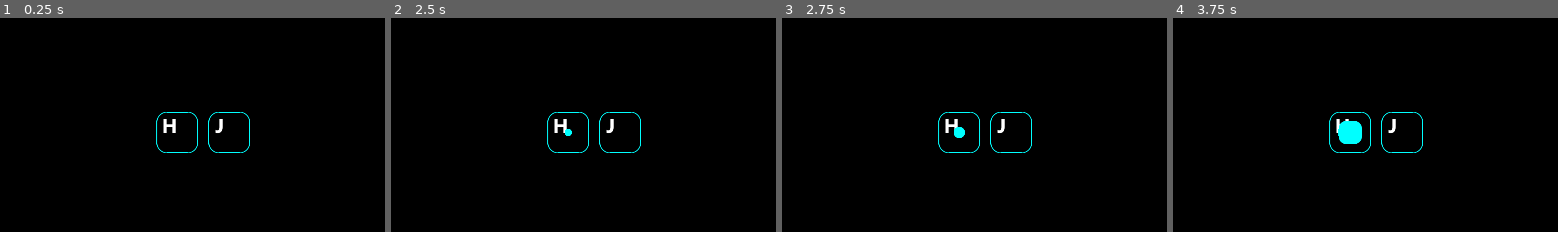
Above: before the commit, frames 1-4 (left to right).
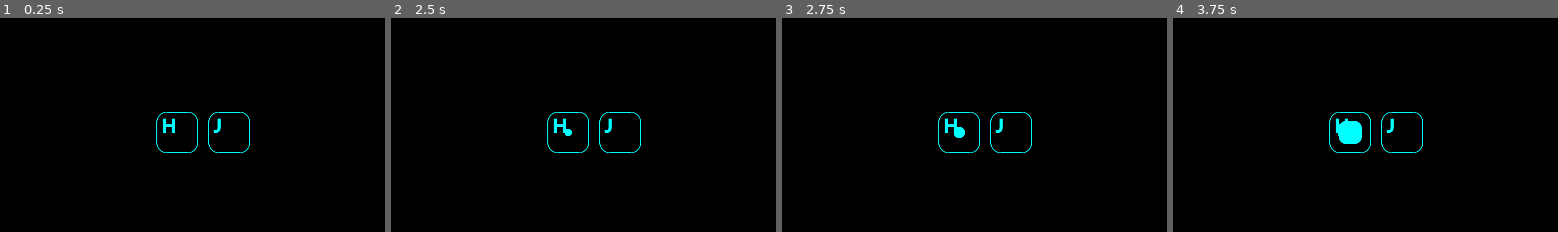
Above: after the commit, the same moments.

Repository: hedgemandan/2025-InfinityJam
Game: Godot game, scene res://Scenes/main_scene.tscn
Same seed, same stepped clock (60 frames per second), same inputs: the game is played once before the commit and once after it.
Inputs:
- Up to frame 1 (0.25 s): no input
- Up to frame 2 (2.5 s): tap Enter at 0.5, 2 s; tap 0 at 0.6, 2.1 s; tap Space at 0.77, 1.25, 1.52 s; tap 9 at 1.35 s
- Up to frame 3 (2.75 s): no input
- Up to frame 4 (3.75 s): tap Space at 2.75, 3.02 s; tap 9 at 2.85 s; tap Enter at 3.5 s; tap 0 at 3.6 s
The pictures show only the part of the screen within x 23-73%, y 24-74%; the shares and areas given below are measured in that part.

The runs differ from the first frame. In frame 1, 0.3% of the frame differs, in the area x 42-58%, y 46-54%; in frame 2, 0.3%; in frame 3, 0.3%; in frame 4, 0.2%.

Commit message:
Letters added to keys

Diff:
--- a/2_Project/RhythmQWERTY/Scenes/button.tscn
+++ b/2_Project/RhythmQWERTY/Scenes/button.tscn
@@ -1,9 +1,10 @@
-[gd_scene load_steps=12 format=3 uid="uid://bq7kgpf0ql76u"]
+[gd_scene load_steps=13 format=3 uid="uid://bq7kgpf0ql76u"]
 
 [ext_resource type="Script" uid="uid://dclswfcwv33jp" path="res://Scripts/button.gd" id="1_0kpiu"]
 [ext_resource type="Texture2D" uid="uid://d37w0eyc2xhcb" path="res://Assets/Final Assets/OutlineCurve_V01.png" id="2_edukx"]
 [ext_resource type="Texture2D" uid="uid://dlj3ebeojuqnr" path="res://Assets/Final Assets/OutlineLine_V01.png" id="3_svtet"]
 [ext_resource type="Texture2D" uid="uid://b30qhg3tmia6c" path="res://Assets/Final Assets/FillCircle_V01.png" id="4_nrk2b"]
+[ext_resource type="FontFile" uid="uid://cg4fnpma8w0ih" path="res://Assets/Fonts/segoeuib.ttf" id="4_svtet"]
 [ext_resource type="Texture2D" uid="uid://h3mo045quk1q" path="res://Assets/Final Assets/FillRect_V01.png" id="5_c4mwi"]
 
 [sub_resource type="Animation" id="Animation_ur6nl"]
@@ -1974,6 +1975,15 @@
 [node name="Sprite2D" type="Sprite2D" parent="Skeleton2D/Outline/OutlineCurve1/Circle1"]
 texture = ExtResource("4_nrk2b")
 
+[node name="KeyLabel" type="Label" parent="Skeleton2D/Outline/OutlineCurve1"]
+offset_left = -2.5
+offset_top = -15.5
+offset_right = 37.5
+offset_bottom = 49.5
+theme_override_fonts/font = ExtResource("4_svtet")
+theme_override_font_sizes/font_size = 48
+text = "X"
+
 [node name="OutlineCurve2" type="Bone2D" parent="Skeleton2D/Outline"]
 position = Vector2(36.5, -36.5)
 rest = Transform2D(1, 0, 0, 1, 36.5, -36.5)
--- a/2_Project/RhythmQWERTY/Scenes/main_scene.tscn
+++ b/2_Project/RhythmQWERTY/Scenes/main_scene.tscn
@@ -248,15 +248,6 @@
 theme_override_font_sizes/font_size = 60
 text = "Number of Keys
 in play:"
-
-[node name="Starting Letter Labels" type="Label" parent="."]
-offset_left = 848.0
-offset_top = 489.0
-offset_right = 998.0
-offset_bottom = 554.0
-theme_override_fonts/font = ExtResource("7_huasi")
-theme_override_font_sizes/font_size = 48
-text = "H       J"
 
 [node name="Game Title" type="Label" parent="."]
 anchors_preset = 1
--- a/2_Project/RhythmQWERTY/Scripts/main_scene.gd
+++ b/2_Project/RhythmQWERTY/Scripts/main_scene.gd
@@ -69,6 +69,28 @@
 	"Button48":		{"Node":$AllButtons/Button48,"Letter":"1","Row":1,"Column":2,"Color":Color(1, 1, 0,1)},#
 	"Button49":		{"Node":$AllButtons/Button49,"Letter":"Enter","Row":2,"Column":14,"Color":Color(1, 0.831, 0,1)}}#
 
+func get_display_text(letter: String) -> String:
+	match letter:
+		"Comma":
+			return ","
+		"Period":
+			return "."
+		"Semicolon":
+			return ";"
+		"Quote":
+			return "'"
+		"BackSlash":
+			return "\\"
+		"Slash":
+			return "/"
+		"Space":
+			return "␣"  # or just "Space"
+		"Enter":
+			return "⏎"
+		"Tab":
+			return "⇥"
+		_:
+			return letter  # For letters and any other characters
 
 func _ready():
 	game_setup()
@@ -91,7 +113,14 @@
 
 ## Apply preset colours of nodes to all nodes once upon game setup
 	for button_name in buttons_data.keys():
-		var button_node = buttons_data[button_name]["Node"]
+		var button_info = buttons_data[button_name]
+		var button_node = button_info["Node"]
+		var letter = button_info["Letter"]
+
+		# Access the KeyLabel node inside the button and set its text
+		var key_label = button_node.get_node("Skeleton2D/Outline/OutlineCurve1/KeyLabel")
+		key_label.text = get_display_text(letter)
+
 		if button_node:
 			button_node.modulate = buttons_data[button_name]["Color"]
 			print("Applied color to:", button_name)
